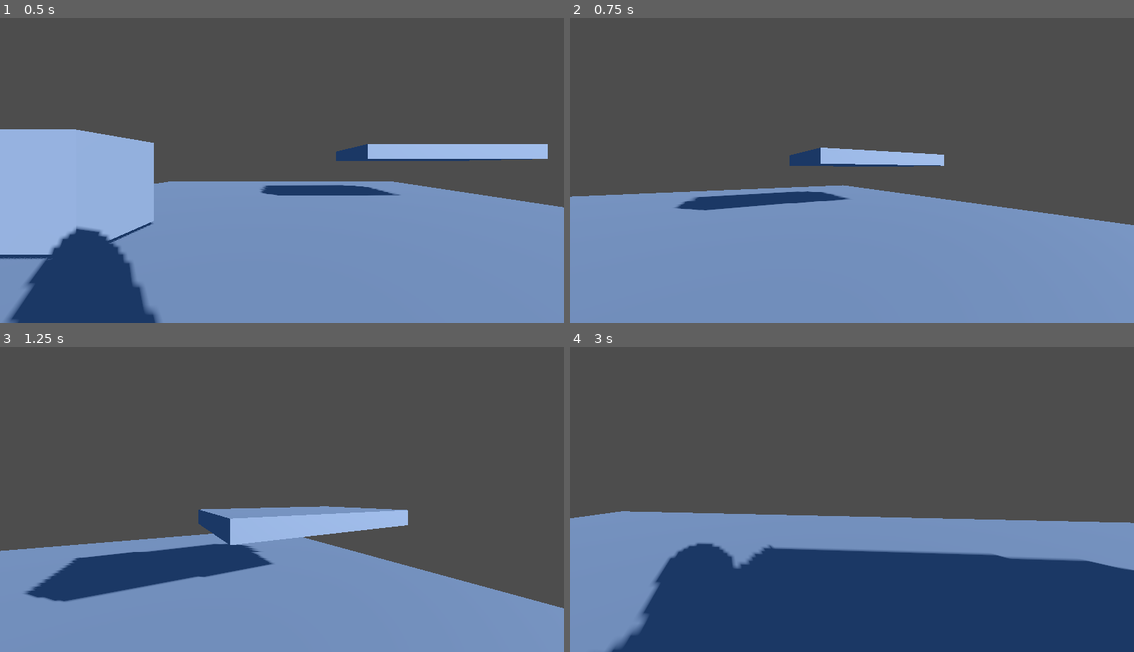
Above: before the commit, frames 1-4 (two rows, left to right).
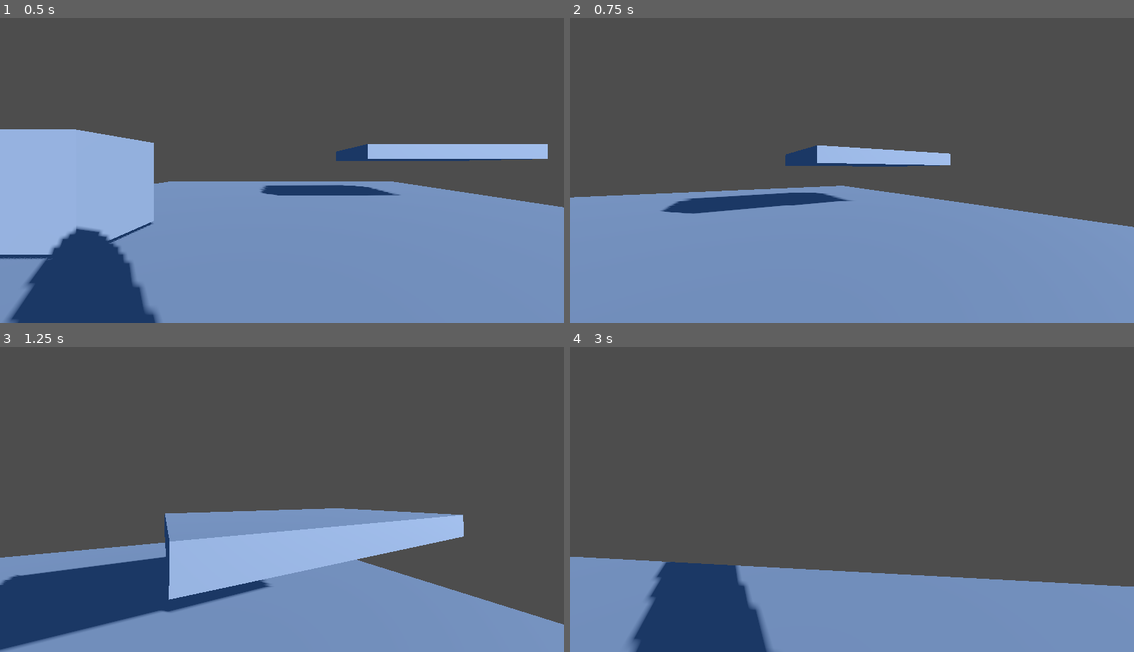
Above: after the commit, the same moments.

Repository: chpassos/fps_test
Game: Godot game, scene res://scenes/levels/world_test.tscn
Same seed, same stepped clock (60 frames per second), same inputs: the game is played once before the commit and once after it. The project has no main scene, so this scene is started directly.
Inputs (mouse positions are in pixels of both pictures, inside the frame that each line leads up to):
- Up to frame 1 (0.5 s): no input
- Up to frame 2 (0.75 s): tap Enter at 0.5 s; move the mouse to (880, 164) at 0.52 s; hold W (move_forward) from 0.53 s (still down); hold Shift (run, bound only after the commit) from 0.53 s (still down)
- Up to frame 3 (1.25 s): keep holding W (move_forward); keep holding Shift (run, bound only after the commit); tap Space (jump) at 0.77 s
- Up to frame 4 (3 s): keep holding W (move_forward); move the mouse to (823, 496) at 1.27 s; release Shift (run, bound only after the commit) at 1.28 s; tap Ctrl (crouch) at 1.35 s; tap Space (jump) at 1.52 s; tap Shift (run, bound only after the commit) at 1.55, 2.85 s; move the mouse to (863, 487) at 2.02 s; hold Shift (run, bound only after the commit) 2.03-2.78 s; move the mouse to (846, 499) at 2.77 s

Frame 1 is identical in both runs. In frame 2, 1.1% of the frame differs, in the area x 0-100%, y 41-69%; in frame 3, 16%; in frame 4, 35%, in the area x 0-100%, y 53-100%.

Commit message:
Player can RUN

Diff:
--- a/project.godot
+++ b/project.godot
@@ -56,6 +56,11 @@
 "events": [Object(InputEventKey,"resource_local_to_scene":false,"resource_name":"","device":-1,"window_id":0,"alt_press …(195 unchanged characters)…
 ]
 }
+run={
+"deadzone": 0.5,
+"events": [Object(InputEventKey,"resource_local_to_scene":false,"resource_name":"","device":-1,"window_id":0,"alt_pressed":false,"shift_pressed":false,"ctrl_pressed":false,"meta_pressed":false,"pressed":false,"keycode":0,"physical_keycode":4194325,"key_label":0,"unicode":0,"location":0,"echo":false,"script":null)
+]
+}
 
 [rendering]
 
--- a/scenes/player/player.gd
+++ b/scenes/player/player.gd
@@ -17,6 +17,7 @@
 
 @export var SPEED_DEFAULT: float = 5.0
 @export var SPEED_CROUCH: float = 2.0
+@export var SPEED_RUN: float = 8.0
 
 @export var JUMP_VELOCITY: float = 4.5
 @export_range(5, 10, 0.1) var CROUCH_SPEED: float = 7.0
@@ -52,11 +53,20 @@
 			_speed = SPEED_DEFAULT
 		"crouching":
 			_speed = SPEED_CROUCH
+		"running":
+			_speed = SPEED_RUN
 
 
 func _input(event):
 	if event.is_action_pressed("crouch") and is_on_floor() == true:
 		_toggle_crouch()
+
+	if event.is_action_pressed("run"):
+		_set_movement_speed("running")
+	elif event.is_action_released("run"):
+		_set_movement_speed("default")
+
+
 
 func _toggle_crouch():
 	if _is_crouching == true and CROUCH_SHAPECAST.is_colliding() == false:
--- a/scenes/player/player.tscn
+++ b/scenes/player/player.tscn
@@ -5,6 +5,45 @@
 [sub_resource type="CapsuleShape3D" id="CapsuleShape3D_1rbmp"]
 
 [sub_resource type="CapsuleMesh" id="CapsuleMesh_0yxtb"]
+
+[sub_resource type="Animation" id="Animation_y17wb"]
+length = 0.001
+tracks/0/type = "value"
+tracks/0/imported = false
+tracks/0/enabled = true
+tracks/0/path = NodePath("CollisionShape3D:shape:height")
+tracks/0/interp = 1
+tracks/0/loop_wrap = true
+tracks/0/keys = {
+"times": PackedFloat32Array(0),
+"transitions": PackedFloat32Array(1),
+"update": 0,
+"values": [2.0]
+}
+tracks/1/type = "value"
+tracks/1/imported = false
+tracks/1/enabled = true
+tracks/1/path = NodePath("CameraController/Camera3D:position")
+tracks/1/interp = 1
+tracks/1/loop_wrap = true
+tracks/1/keys = {
+"times": PackedFloat32Array(0),
+"transitions": PackedFloat32Array(1),
+"update": 0,
+"values": [Vector3(0, 0.5, 0)]
+}
+tracks/2/type = "value"
+tracks/2/imported = false
+tracks/2/enabled = true
+tracks/2/path = NodePath("CollisionShape3D:position")
+tracks/2/interp = 1
+tracks/2/loop_wrap = true
+tracks/2/keys = {
+"times": PackedFloat32Array(0),
+"transitions": PackedFloat32Array(1),
+"update": 0,
+"values": [Vector3(0, 0, 0)]
+}
 
 [sub_resource type="Animation" id="Animation_vgy14"]
 resource_name = "crouch"
@@ -44,45 +83,6 @@
 "transitions": PackedFloat32Array(1, 1),
 "update": 0,
 "values": [Vector3(0, 0, 0), Vector3(0, -0.25, 0)]
-}
-
-[sub_resource type="Animation" id="Animation_y17wb"]
-length = 0.001
-tracks/0/type = "value"
-tracks/0/imported = false
-tracks/0/enabled = true
-tracks/0/path = NodePath("CollisionShape3D:shape:height")
-tracks/0/interp = 1
-tracks/0/loop_wrap = true
-tracks/0/keys = {
-"times": PackedFloat32Array(0),
-"transitions": PackedFloat32Array(1),
-"update": 0,
-"values": [2.0]
-}
-tracks/1/type = "value"
-tracks/1/imported = false
-tracks/1/enabled = true
-tracks/1/path = NodePath("CameraController/Camera3D:position")
-tracks/1/interp = 1
-tracks/1/loop_wrap = true
-tracks/1/keys = {
-"times": PackedFloat32Array(0),
-"transitions": PackedFloat32Array(1),
-"update": 0,
-"values": [Vector3(0, 0.5, 0)]
-}
-tracks/2/type = "value"
-tracks/2/imported = false
-tracks/2/enabled = true
-tracks/2/path = NodePath("CollisionShape3D:position")
-tracks/2/interp = 1
-tracks/2/loop_wrap = true
-tracks/2/keys = {
-"times": PackedFloat32Array(0),
-"transitions": PackedFloat32Array(1),
-"update": 0,
-"values": [Vector3(0, 0, 0)]
 }
 
 [sub_resource type="AnimationLibrary" id="AnimationLibrary_tbjuy"]
